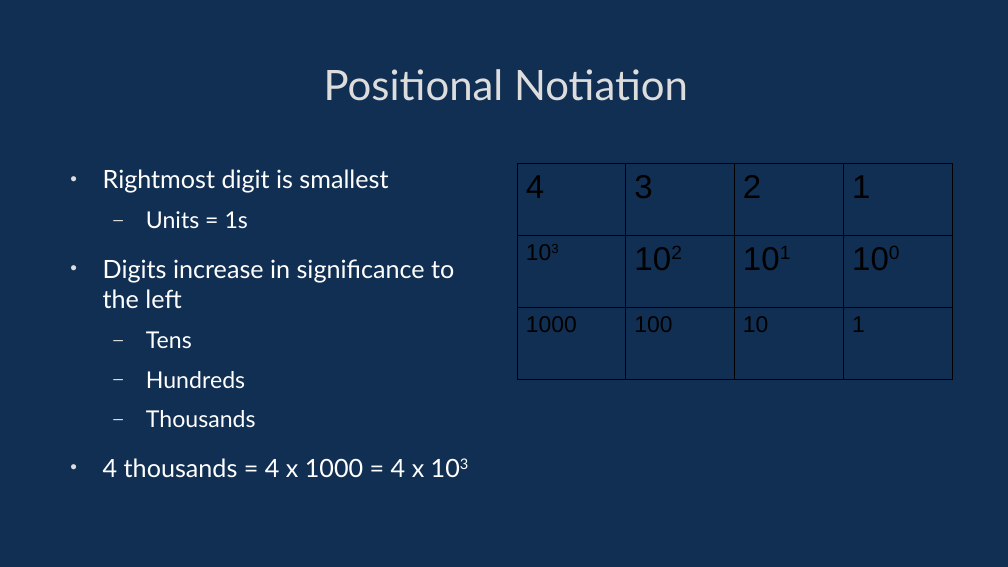
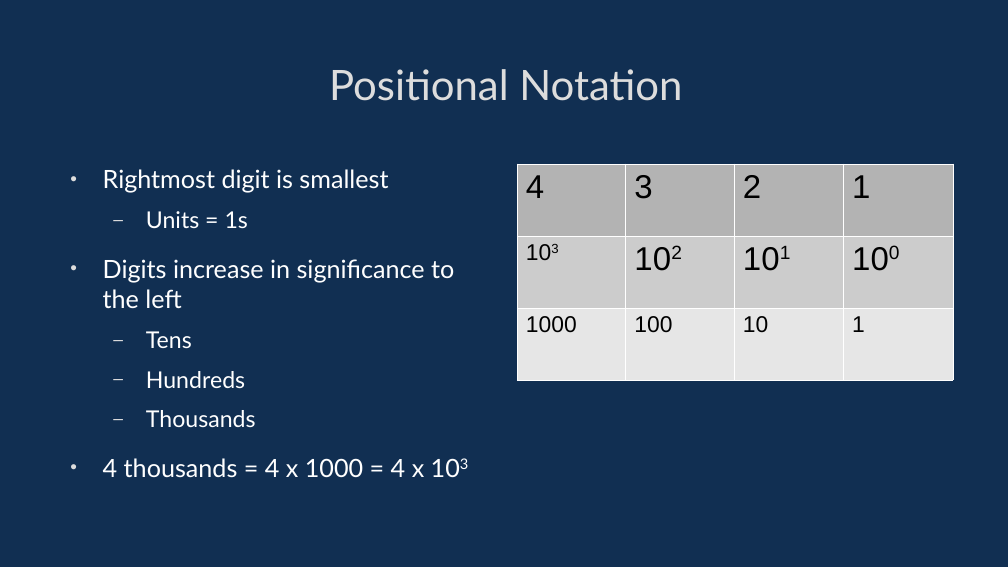
Before and after one commit to davidgundry/maths22-23, a slide deck: slide 5 of slides/maths-3-numerical-systems.odp. Drawn at 1008x567 pixels with LibreOffice and Linux fonts; fonts in the diff are those of the drawing. Boxes give left, top, right and bottom in pixels: in the first picture for what was removed or moved away, otherwise in the second. Text is boxed around its words. In the diff, an @@ line names an element or a change of style, - is before the commit and + after.

```diff
--- a/slides/maths-3-numerical-systems.odp
+++ b/slides/maths-3-numerical-systems.odp
@@ title at box(329, 69, 682, 101): text changed @@
-Positional Notiation
+Positional Notation
@@ table at box(517, 164, 953, 380) @@
@@ fill none to #B3B3B3 in row 1 @@
@@ fill none to #CCCCCC in row 2 @@
@@ fill none to #E6E6E6 in row 3 @@
@@ borders changed @@
```
Also in this commit, not shown: 11 other slides changed, 1 other file.
